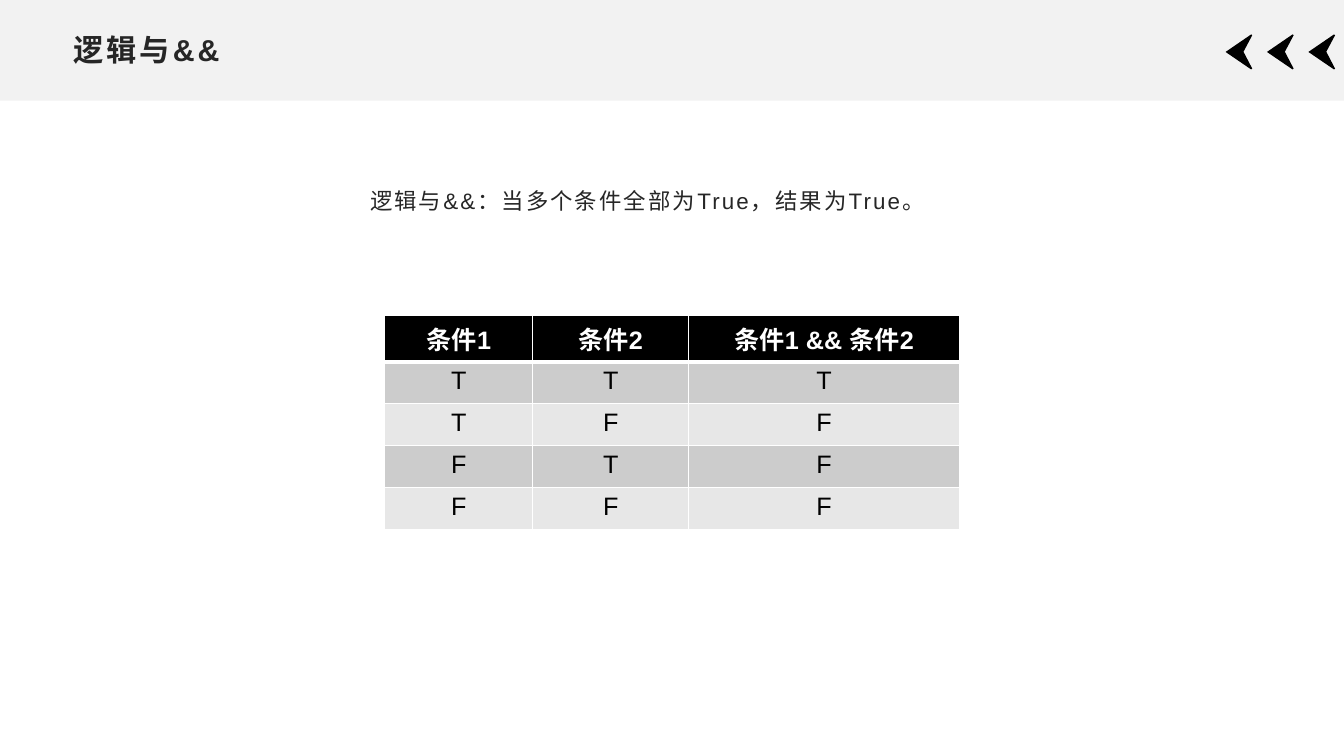
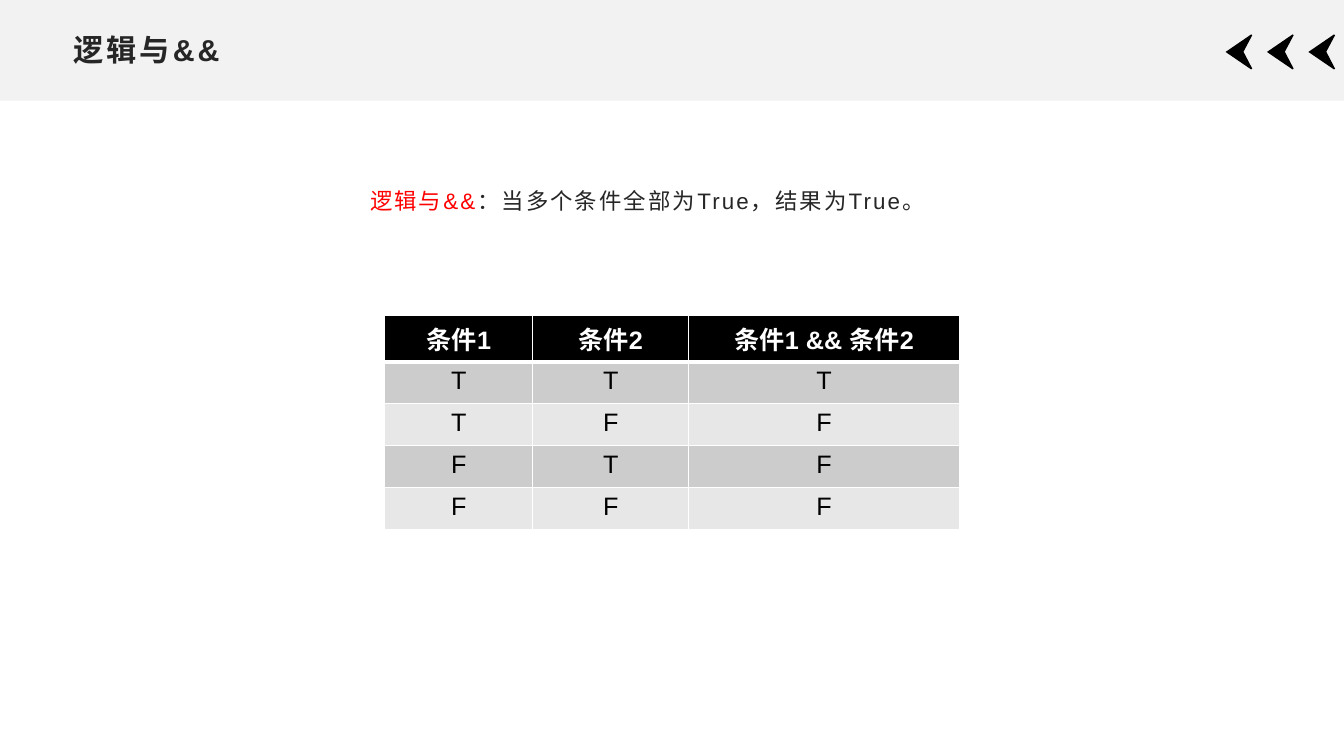
Before and after one commit to xdai02/C, a slide deck: slide 6 of slides/2.pptx. Drawn at 1344x756 pixels with LibreOffice and Linux fonts; fonts in the diff are those of the drawing. Boxes give left, top, right and bottom in pixels: in the first picture for what was removed or moved away, otherwise in the second. Text is boxed around its words. In the diff, an @@ line names an element or a change of style, - is before the commit and + after.

```diff
--- a/slides/2.pptx
+++ b/slides/2.pptx
@@ text "逻辑与&&：当多个条件全部为True，结果为True。" at [370, 190, 924, 211]: text colour #262626 to #FF0000 in "逻辑与&&：当多个条件全部为True，结果为True。" @@
```
Also in this commit, not shown: 7 other slides changed, 33 other files.
